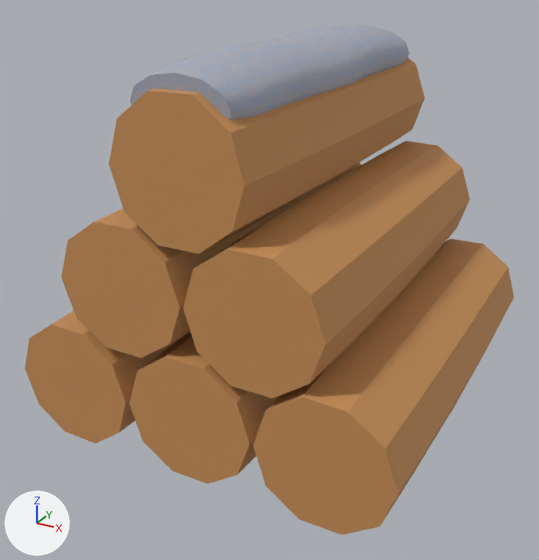
The glTF model roblox-winter-props/glb/SnowyLogPile.glb, before and after one commit.
Both versions are drawn from a camera (50 mm lens) standing at (5.29, -10.47, 7.11) and looking at (-0.17, -0.54, 2.15). The axes (+X, +Y, +Z) are drawn at lower left. The lights are the same throughout. The older version comes first. Vertices at exactly the same position are counted once.

The first picture shows 'SnowyLogPile'.
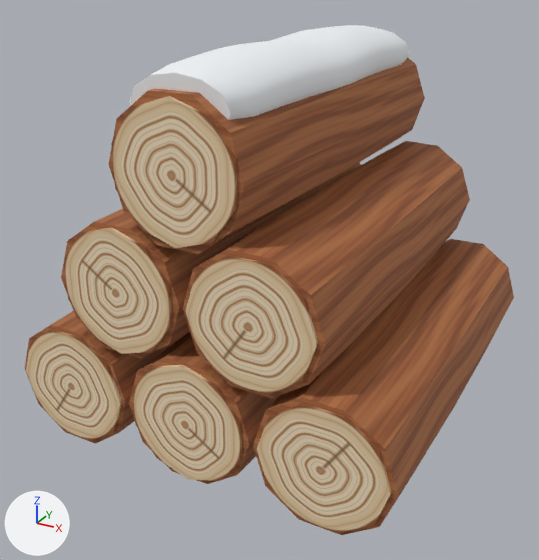
The newer file is also turned or shifted as a whole; pictures and numbers use the older file's frame.

Location of each change, (x1, y1, x2, y2) in pixels of the pictures (539 x 560 px; the box of a moved part takes in the faces that stretch with it):
part 1 of me_snowylogpile_main, moved or reshaped: before (25, 311, 190, 443); after (25, 311, 187, 444)
part 2 of me_snowylogpile_main, added (beige): after (26, 329, 122, 441)
part 3 of me_snowylogpile_main, moved or reshaped: (129, 332, 279, 484) in both
part 4 of me_snowylogpile_main, moved or reshaped (not visible before): after (133, 365, 242, 481)
part 5 of me_snowylogpile_main, moved or reshaped: (253, 239, 514, 535) in both
part 6 of me_snowylogpile_main, added (beige): after (257, 403, 392, 533)
part 7 of me_snowylogpile_main, moved or reshaped (mostly hidden afterwards): (61, 162, 361, 358) in both
part 8 of me_snowylogpile_main, moved or reshaped (not visible before): after (64, 227, 172, 354)
part 9 of me_snowylogpile_main, moved or reshaped: (183, 141, 470, 398) in both
part 10 of me_snowylogpile_main, added (beige): after (186, 255, 318, 395)
part 11 of me_snowylogpile_main, moved or reshaped: (109, 57, 425, 254) in both
part 12 of me_snowylogpile_main, moved or reshaped (not visible before): after (111, 96, 238, 248)
part 13 of me_snowylogpile_main, moved or reshaped: before (130, 25, 410, 120); after (129, 25, 410, 120)
part 14 of me_snowylogpile_main, surface changed: (247, 27, 365, 71) in both

The change, as a list of edits to the scene's bpy script:
```text
Change me_snowylogpile_main:
    used by ob_snowylogpile; location = (0.0, 0.0, 0.0)
    remove me_snowylogpile_main.from_pydata(...)  # 1238 vertices, 2352 faces; spans x -3.16..3.16, y -3.27..3.27, z 0.0..6.0
    add me_snowylogpile_main.from_pydata(...)  # 782 vertices, 1488 faces; spans x -3.16..3.16, y -3.32..3.27, z 0.0..6.0
    me_snowylogpile_main part 1: the loose piece of 52 vertices spanning x -3.16..-1.03, y -3.27..3.23, z 0.01..2.07 is moved by (0.0, -0.01, 0.0)
    me_snowylogpile_main part 2: a new loose piece, a 10-sided cylinder along y spanning x -3.041..-1.151, y -3.321..-3.261, z 0.136..1.933, in mat_winterpalette (picture img_winterpalette)
    me_snowylogpile_main part 3: the loose piece of 52 vertices spanning x -1.07..1.08, y -3.27..3.23, z 0.0..2.05 is moved by (0.0, -0.01, 0.0)
    me_snowylogpile_main part 4: the loose piece of 22 vertices spanning x -0.92..0.93, y -3.23..-3.17, z 0.16..1.91 is turned 90 degrees about the y axis through its middle and scaled by 1.02, then moved by (0.0, -0.09, 0.0)
    me_snowylogpile_main part 5: the loose piece of 52 vertices spanning x 1.04..3.16, y -3.27..3.23, z 0.01..2.06 is moved by (0.0, -0.01, 0.0)
    me_snowylogpile_main part 6: a new loose piece, a 10-sided cylinder along y spanning x 1.159..3.049, y -3.321..-3.261, z 0.136..1.933, in mat_winterpalette (picture img_winterpalette)
    me_snowylogpile_main part 7: the loose piece of 52 vertices spanning x -2.11..0.05, y -3.27..3.23, z 1.81..3.87 is moved by (0.0, -0.01, 0.0)
    me_snowylogpile_main part 8: the loose piece of 22 vertices spanning x -1.97..-0.12, y -3.23..-3.17, z 1.96..3.71 is turned -90 degrees about the y axis through its middle and scaled by 1.02, then moved by (0.0, -0.09, 0.0)
    me_snowylogpile_main part 9: the loose piece of 52 vertices spanning x 0.01..2.14, y -3.27..3.23, z 1.81..3.85 is moved by (0.0, -0.01, 0.0)
    me_snowylogpile_main part 10: a new loose piece, a 10-sided cylinder along y spanning x 0.109..1.999, y -3.321..-3.261, z 1.936..3.733, in mat_winterpalette (picture img_winterpalette)
    me_snowylogpile_main part 11: the loose piece of 52 vertices spanning x -1.07..1.08, y -3.27..3.23, z 3.63..5.66 is moved by (0.0, -0.01, 0.0)
    me_snowylogpile_main part 12: the loose piece of 22 vertices spanning x -0.92..0.93, y -3.23..-3.17, z 3.76..5.51 is turned 90 degrees about the y axis through its middle and scaled by 1.02, then moved by (0.0, -0.09, 0.0)
    me_snowylogpile_main part 13: 86 vertices moved within x -0.89..0.9, y -3.14..3.1, z 4.98..6.0; 120 vertices removed from x -0.89..0.9, y -3.14..3.11, z 4.96..5.98; 120 vertices added at x -0.89..0.9, y -3.15..3.1, z 4.96..5.98
    me_snowylogpile_main part 14: 16 kept faces spanning x -0.88..0.77, y -3.11..1.72, z 4.98..6.0 get new texture (UV) coordinates
    other edits to the shape of me_snowylogpile_main do not show in these pictures
```
